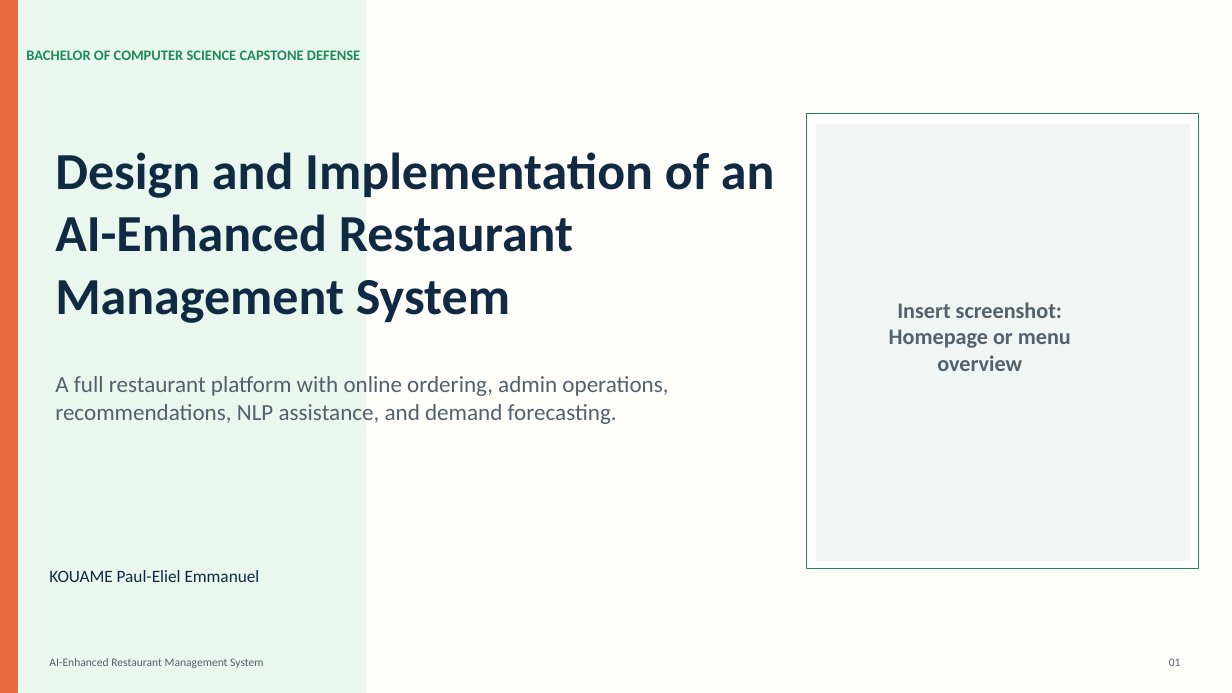
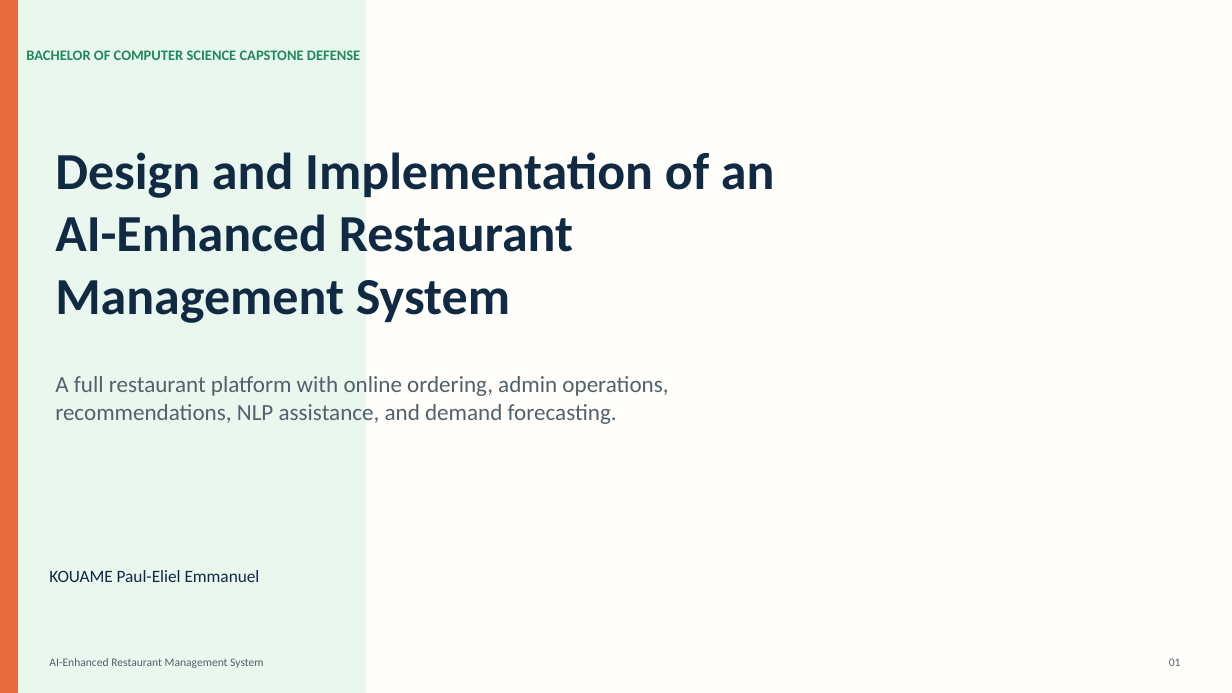
Before and after one commit to PaulElielk/restaurant-management-master, a slide deck: slide 1 of capstone_presentation_ai_restaurant_system_visual.pptx. Drawn at 1232x693 pixels with LibreOffice and Linux fonts; fonts in the diff are those of the drawing. Boxes give left, top, right and bottom in pixels: in the first picture for what was removed or moved away, otherwise in the second. Text is boxed around its words. In the diff, an @@ line names an element or a change of style, - is before the commit and + after.

```diff
--- a/capstone_presentation_ai_restaurant_system_visual.pptx
+++ b/capstone_presentation_ai_restaurant_system_visual.pptx
@@ rectangle removed at (x1=807, y1=114, x2=1199, y2=569) @@
@@ rectangle removed at (x1=816, y1=125, x2=1189, y2=562) @@
@@ text removed at (x1=889, y1=302, x2=1071, y2=371) @@
-Insert screenshot:
-Homepage or menu overview
```
Also in this commit, not shown: 9 other slides changed, 3 slides added, 2 slides removed, 17 other files.
